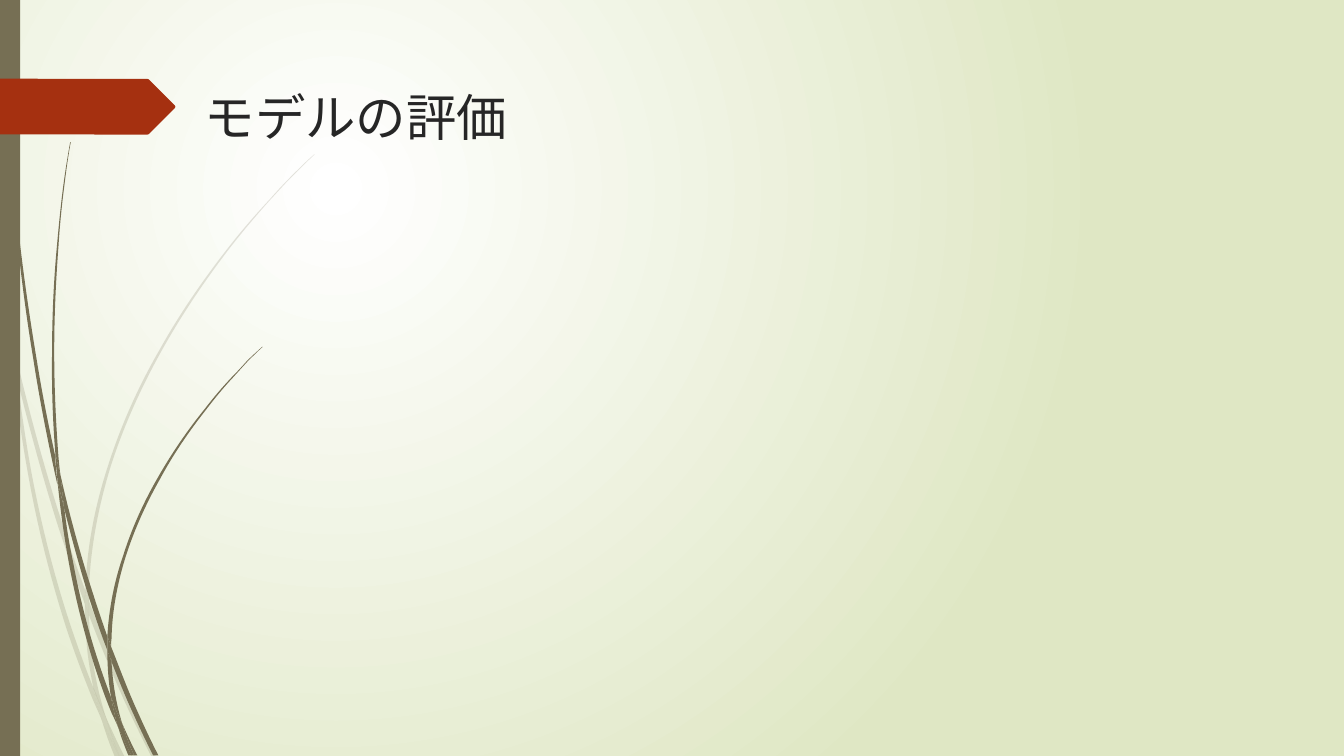
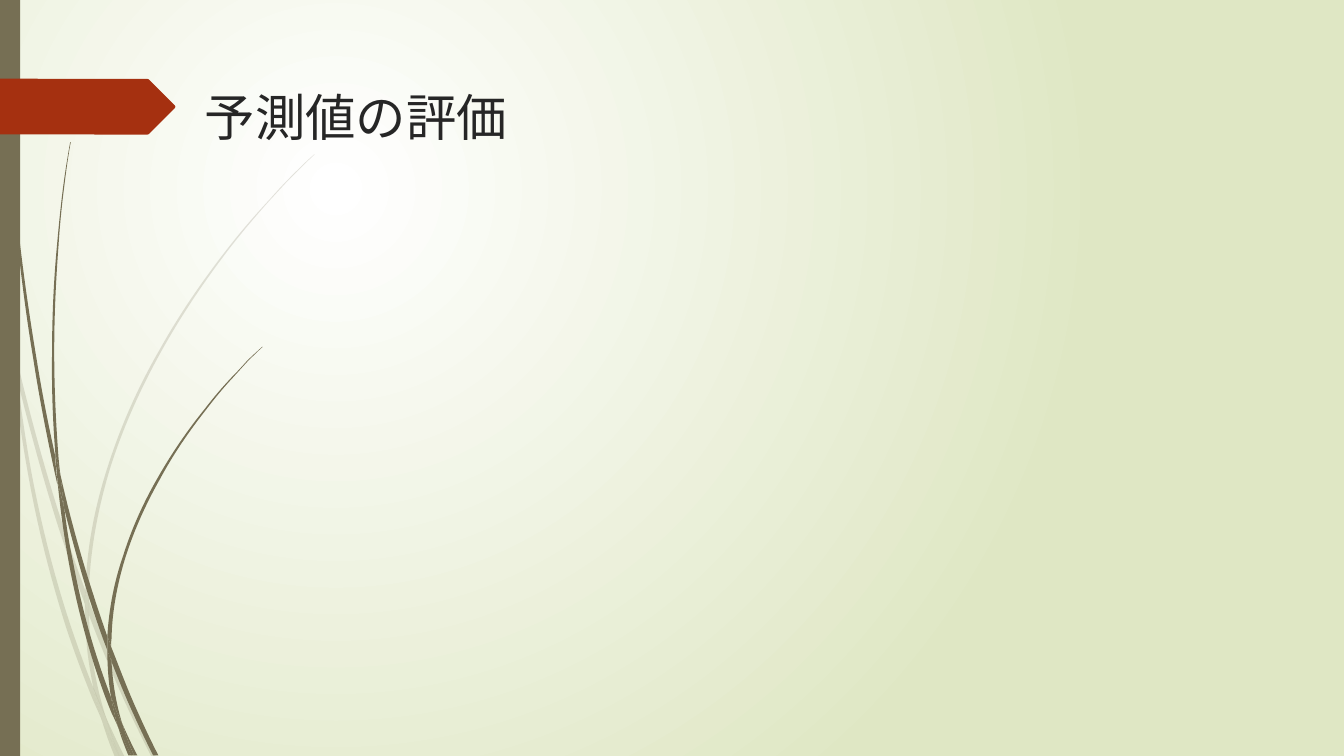
Before and after one commit to masayahamati/-, a slide deck: slide 14 of ARmodel.pptx (slide 13 before the commit). Drawn at 1344x756 pixels with LibreOffice and Linux fonts; fonts in the diff are those of the drawing; grey boxes stand for pictures. Boxes give left, top, right and bottom in pixels: in the first picture for what was removed or moved away, otherwise in the second. Text is boxed around its words. In the diff, an @@ line names an element or a change of style, - is before the commit and + after.

Commit message:
ARモデルSARモデル

```diff
--- a/ARmodel.pptx
+++ b/ARmodel.pptx
@@ title at (x1=205, y1=93, x2=507, y2=140): text changed @@
-モデルの評価
+予測値の評価
```
Also in this commit, not shown: 1 other slide changed, 1 slide added, 10 other files.
